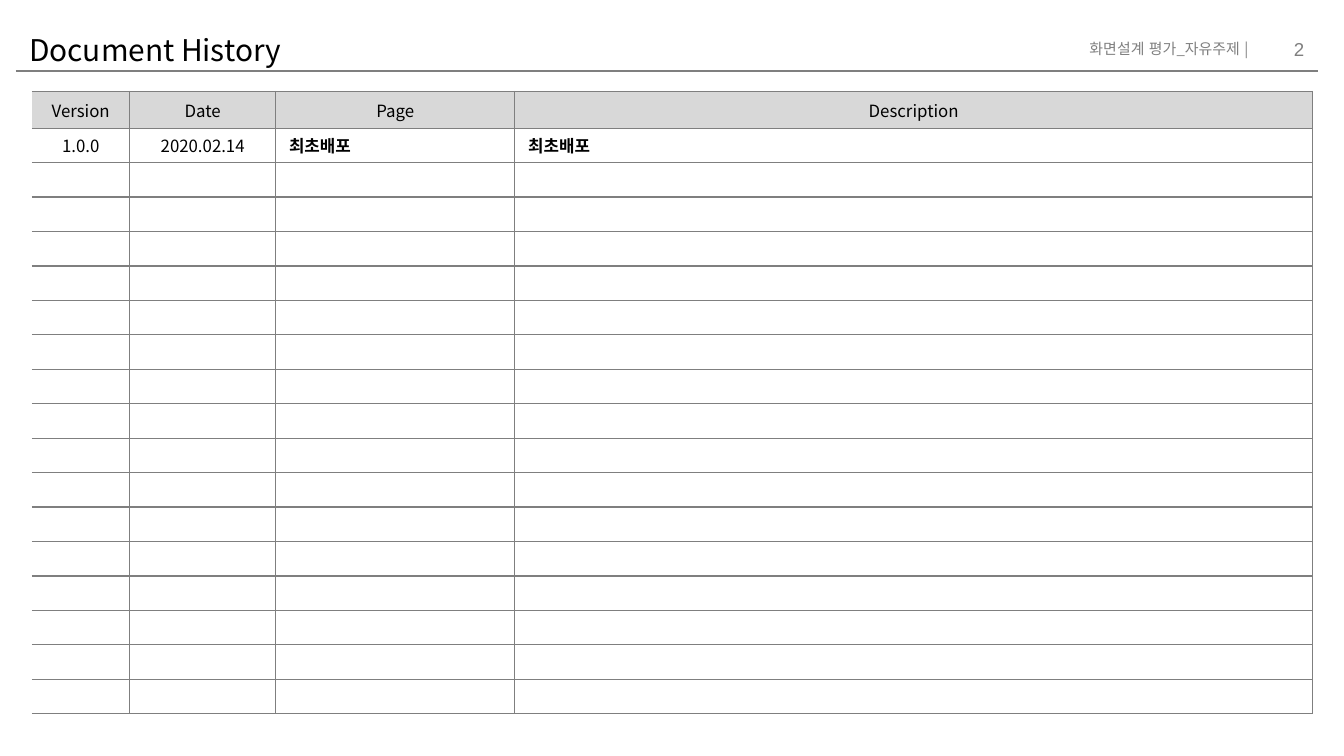
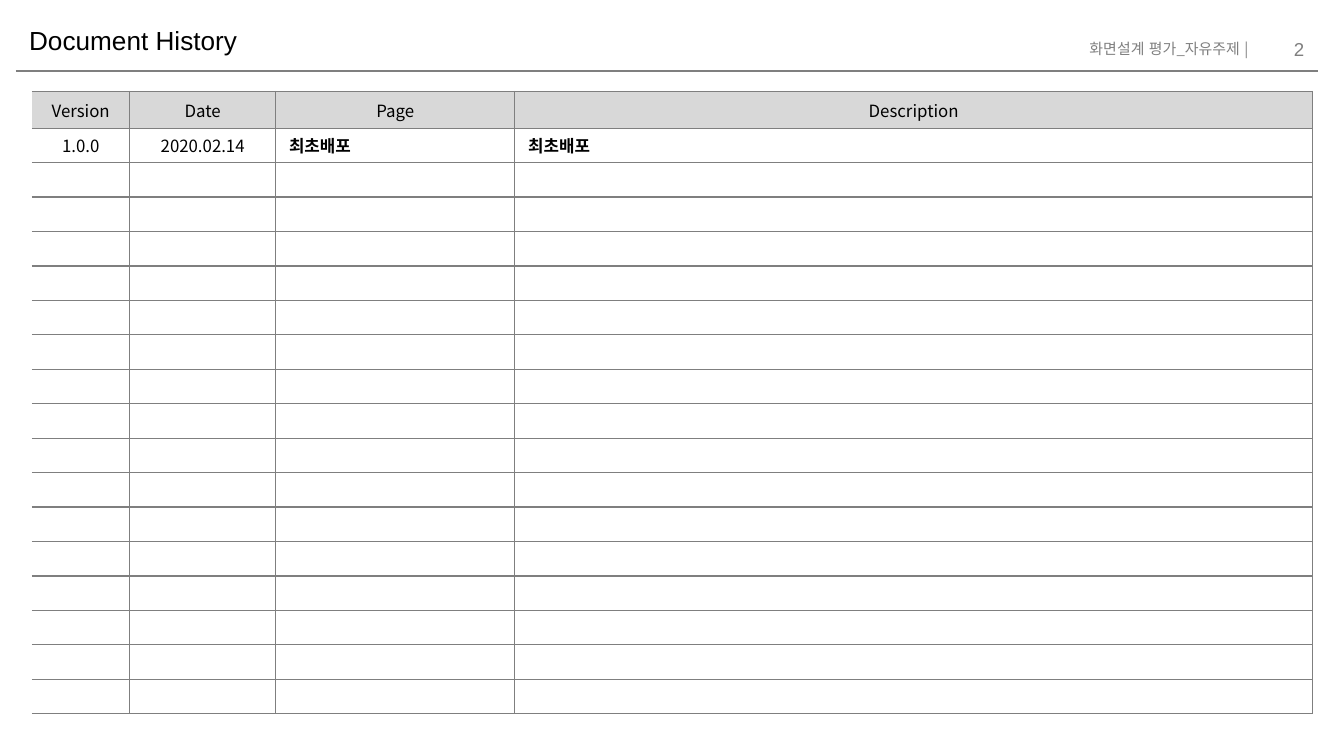
Before and after one commit to chaemilee9012/TIL2020, a slide deck: slide 2 of assignment/storyboard/이채미.pptx. Drawn at 1344x756 pixels with LibreOffice and Linux fonts; fonts in the diff are those of the drawing. Boxes give left, top, right and bottom in pixels: in the first picture for what was removed or moved away, otherwise in the second. Text is boxed around its words. In the diff, an @@ line names an element or a change of style, - is before the commit and + after.

```diff
--- a/assignment/storyboard/이채미.pptx
+++ b/assignment/storyboard/이채미.pptx
@@ title "Document History" at (x1=29, y1=31, x2=237, y2=56): size 16 to 14 pt, font Noto Sans CJK KR to Arial @@
```
Also in this commit, not shown: 7 other slides changed, 6 slides added, 5 other files.
